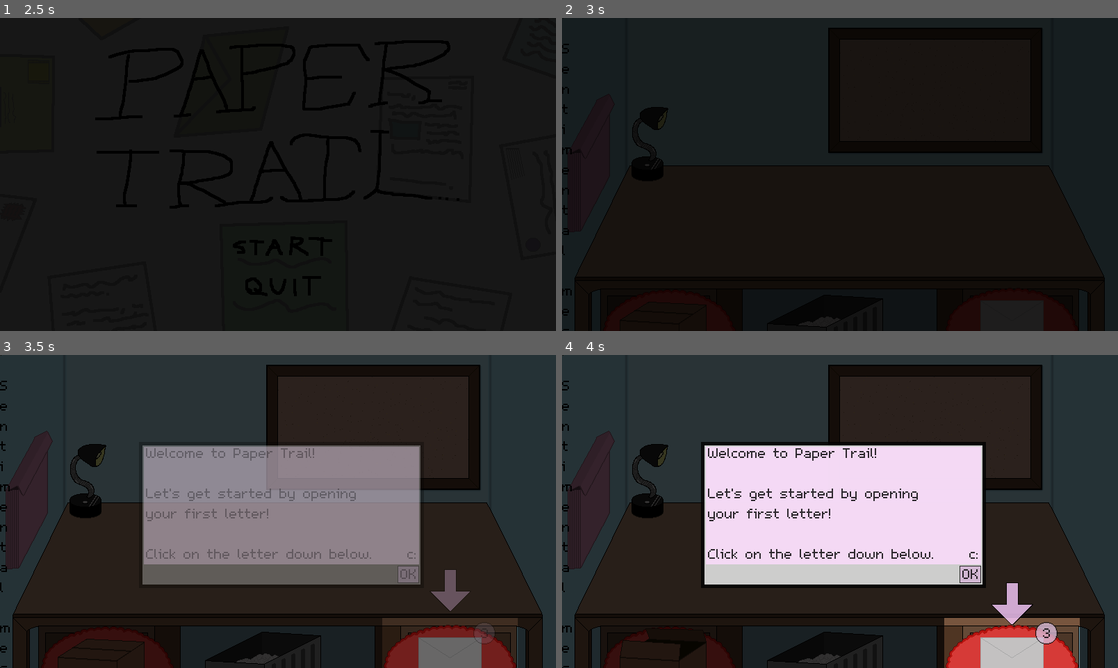
Above: before the commit, frames 1-4 (two rows, left to right).
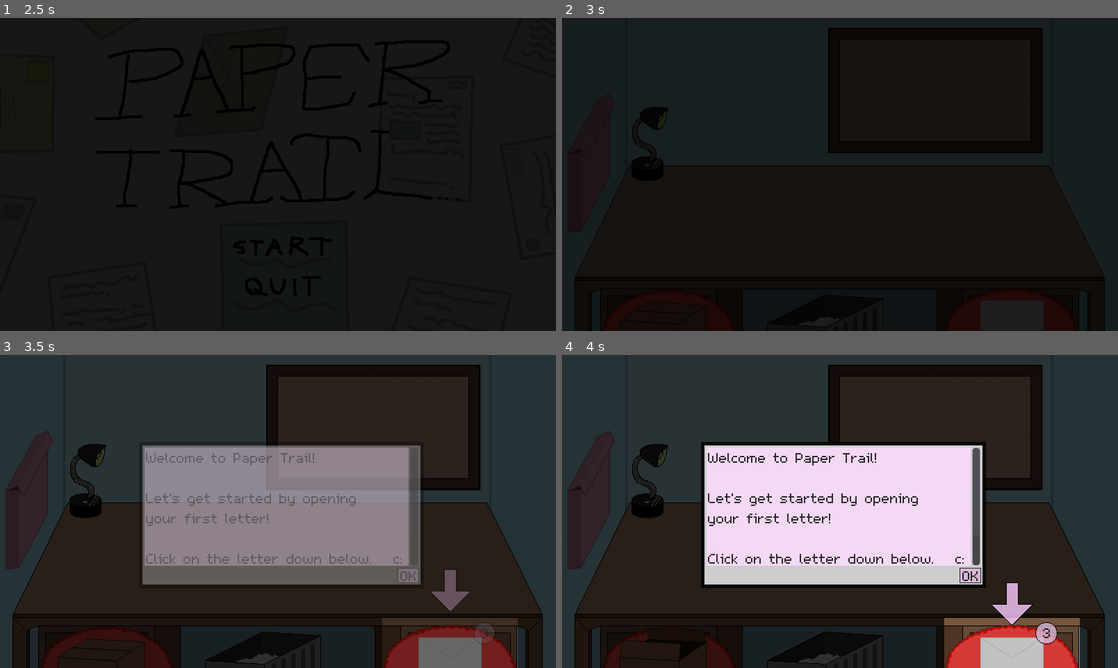
Above: after the commit, the same moments.

Repository: mayalunaa/Paper-Trail
Game: Godot game, scene res://Scenes/Title.tscn
Same seed, same stepped clock (60 frames per second), same inputs: the game is played once before the commit and once after it.
Inputs (mouse positions are in pixels of both pictures, inside the frame that each line leads up to):
- Up to frame 1 (2.5 s): tap Enter at 0.5 s; move the mouse to (283, 246) at 0.52 s; click (283, 246) at 0.67 s; move the mouse to (283, 287) at 1.27 s; click (283, 287) at 1.42 s; move the mouse to (333, 105) at 2.02 s; click (333, 105) at 2.17 s
- Up to frame 2 (3 s): move the mouse to (1012, 315) at 2.77 s; click (1012, 315) at 2.92 s
- Up to frame 3 (3.5 s): no input
- Up to frame 4 (4 s): move the mouse to (662, 652) at 3.52 s; click (662, 652) at 3.67 s

Frame 1 is identical in both runs. In frame 2, 0.2% of the frame differs, in the area x 0-2%, y 8-100%; in frame 3, 3.1%, in the area x 0-76%, y 8-100%; in frame 4, 3.1%.

Commit message:
Added a scroll bar for text, began to implement what I want letters to look like

Diff:
--- a/GDScript/Letter.gd
+++ b/GDScript/Letter.gd
@@ -27,10 +27,10 @@
 	lettersprite.frame = min(lettersprite.frame + 1, 5)
 
 	# If the letter is clicked on, do something
-	if event.is_pressed():
-		var root = get_parent().get_parent().get_parent()
-		var amount = int(root.get_node("LetterAmount/Amount").text)
-		if amount > 0:
-			var letter = root.get_node("TutorialLetters").get_child(amount-1)
-			print(letter.text)
-			#var txt = root.get_node("TextBox/Border/Inner/OK/Label")
+#	if event.is_pressed():
+#		var root = get_parent().get_parent().get_parent()
+#		var amount = int(root.get_node("LetterAmount/Amount").text)
+#		if amount > 0:
+#			var letter = root.get_node("TutorialLetters").get_child(amount-1)
+#			print(letter.text)
+#			#var txt = root.get_node("TextBox/Border/Inner/OK/Label")
--- /dev/null
+++ b/Scenes/TextArea.gd
@@ -0,0 +1,14 @@
+extends ColorRect
+
+# Called when the node enters the scene tree for the first time.
+func _ready():
+	pass # Replace with function body.
+
+# Called every frame. 'delta' is the elapsed time since the previous frame.
+func _process(_delta):
+	# Checks the vertical size of any visible text in the text area
+	# Updates the rectangle size accordingly so scrolling is accurate
+	var children = get_children()
+	for child in children:
+		if child.visible:
+			self.rect_min_size.y = child.rect_size.y
--- a/Scenes/Tutorial.tscn
+++ b/Scenes/Tutorial.tscn
@@ -14,6 +14,7 @@
 [ext_resource path="res://GDScript/LetterFade.gd" type="Script" id=12]
 [ext_resource path="res://Resources/PNG Exports/Arrow.png" type="Texture" id=13]
 [ext_resource path="res://Resources/PNG Exports/AmountIndicator.png" type="Texture" id=14]
+[ext_resource path="res://Scenes/TextArea.gd" type="Script" id=15]
 
 [sub_resource type="RectangleShape2D" id=1]
 extents = Vector2( 45.5, 22 )
@@ -252,7 +253,7 @@
 font_data = ExtResource( 10 )
 
 [sub_resource type="RectangleShape2D" id=8]
-extents = Vector2( 16.5, 13.5 )
+extents = Vector2( 16.5, 12 )
 
 [node name="Paper Trail Scene" type="Node2D"]
 
@@ -374,7 +375,6 @@
 color = Color( 0, 0, 0, 0.784314 )
 
 [node name="TextBox" type="Node2D" parent="."]
-visible = false
 modulate = Color( 1, 1, 1, 0 )
 z_index = 1
 
@@ -393,21 +393,24 @@
 margin_bottom = 205.0
 mouse_filter = 2
 
-[node name="TextArea" type="ColorRect" parent="TextBox/Border/Inner"]
+[node name="ScrollContainer" type="ScrollContainer" parent="TextBox/Border/Inner"]
+margin_left = 3.0
+margin_top = 3.0
+rect_min_size = Vector2( 394, 170 )
+scroll_horizontal_enabled = false
+
+[node name="TextArea" type="ColorRect" parent="TextBox/Border/Inner/ScrollContainer"]
+margin_right = 380.0
+margin_bottom = 171.0
+rect_min_size = Vector2( 380, 171 )
+mouse_filter = 2
+color = Color( 0.996078, 0.866667, 1, 1 )
+script = ExtResource( 15 )
+
+[node name="Label0" type="Label" parent="TextBox/Border/Inner/ScrollContainer/TextArea"]
 margin_left = 2.0
-margin_top = 2.0
-margin_right = 398.0
-margin_bottom = 171.0
-mouse_filter = 2
-color = Color( 0.996078, 0.866667, 1, 1 )
-
-[node name="Label" type="Label" parent="TextBox/Border/Inner/TextArea"]
-margin_left = 3.0
-margin_top = -6.0
-margin_right = 398.0
-margin_bottom = 166.0
-size_flags_horizontal = 0
-size_flags_vertical = 0
+rect_min_size = Vector2( 380, 170 )
+size_flags_vertical = 1
 custom_colors/font_color = Color( 0, 0, 0, 1 )
 custom_fonts/font = SubResource( 7 )
 text = "Welcome to Paper Trail!
@@ -415,12 +418,45 @@
 Let's get started by opening
 your first letter!
 
-Click on the letter down below.     c:"
-autowrap = true
+Click on the letter down below.   c:
+
+SECRET SCROLL CONTENT"
+
+[node name="Letter1" type="Label" parent="TextBox/Border/Inner/ScrollContainer/TextArea"]
+visible = false
+margin_left = 2.0
+rect_min_size = Vector2( 380, 171 )
+rect_clip_content = true
+size_flags_vertical = 1
+custom_colors/font_color = Color( 0, 0, 0, 1 )
+custom_fonts/font = SubResource( 7 )
+text = "Sentimental message <3"
+
+[node name="Letter2" type="Label" parent="TextBox/Border/Inner/ScrollContainer/TextArea"]
+visible = false
+margin_left = 2.0
+rect_min_size = Vector2( 380, 171 )
+rect_clip_content = true
+size_flags_vertical = 1
+custom_colors/font_color = Color( 0, 0, 0, 1 )
+custom_fonts/font = SubResource( 7 )
+text = "Plz send me $500 in bitcoin go to
+microsoft.scam and send it now
+thank you yes this is real"
+
+[node name="Letter3" type="Label" parent="TextBox/Border/Inner/ScrollContainer/TextArea"]
+visible = false
+margin_left = 2.0
+rect_min_size = Vector2( 380, 171 )
+rect_clip_content = true
+size_flags_vertical = 1
+custom_colors/font_color = Color( 0, 0, 0, 1 )
+custom_fonts/font = SubResource( 7 )
+text = "IMPORTANT TO-DO ITEM"
 
 [node name="OKBorder" type="ColorRect" parent="TextBox/Border/Inner"]
 margin_left = 367.0
-margin_top = 173.0
+margin_top = 176.0
 margin_right = 398.0
 margin_bottom = 198.0
 mouse_filter = 2
@@ -428,7 +464,7 @@
 
 [node name="OK" type="ColorRect" parent="TextBox/Border/Inner"]
 margin_left = 368.0
-margin_top = 174.0
+margin_top = 177.0
 margin_right = 397.0
 margin_bottom = 197.0
 mouse_filter = 2
@@ -452,7 +488,7 @@
 script = ExtResource( 11 )
 
 [node name="ButtonShape" type="CollisionShape2D" parent="TextBox/Border/Inner/OK/OKButton"]
-position = Vector2( 14.5, 11.5 )
+position = Vector2( 14.5, 10 )
 shape = SubResource( 8 )
 
 [node name="TutorialBoxes" type="GridContainer" parent="."]
@@ -461,40 +497,12 @@
 margin_bottom = 40.0
 
 [node name="TutorialLetters" type="GridContainer" parent="."]
-margin_right = 40.0
-margin_bottom = 40.0
-
-[node name="Letter1" type="Label" parent="TutorialLetters"]
-margin_right = 1.0
-margin_bottom = 693.0
-size_flags_horizontal = 0
-size_flags_vertical = 0
-custom_colors/font_color = Color( 0, 0, 0, 1 )
-custom_fonts/font = SubResource( 7 )
-text = "Sentimental message <3"
-autowrap = true
-
-[node name="Letter2" type="Label" parent="TutorialLetters"]
-margin_top = 697.0
-margin_right = 1.0
-margin_bottom = 2811.0
-size_flags_horizontal = 0
-size_flags_vertical = 0
-custom_colors/font_color = Color( 0, 0, 0, 1 )
-custom_fonts/font = SubResource( 7 )
-text = "Plz send me $500 in bitcoin go to microsoft.scam and send it now thanks"
-autowrap = true
-
-[node name="Letter3" type="Label" parent="TutorialLetters"]
-margin_top = 2815.0
-margin_right = 1.0
-margin_bottom = 3450.0
-size_flags_horizontal = 0
-size_flags_vertical = 0
-custom_colors/font_color = Color( 0, 0, 0, 1 )
-custom_fonts/font = SubResource( 7 )
-text = "IMPORTANT TO-DO ITEM"
-autowrap = true
+visible = false
+margin_left = 210.0
+margin_top = 130.0
+margin_right = 606.0
+margin_bottom = 301.0
+rect_min_size = Vector2( 396, 171 )
 
 [node name="LetterAmount" type="Sprite" parent="."]
 visible = false
Not shown: 1 places in Scenes/Tutorial.tscn that only renumber resources
